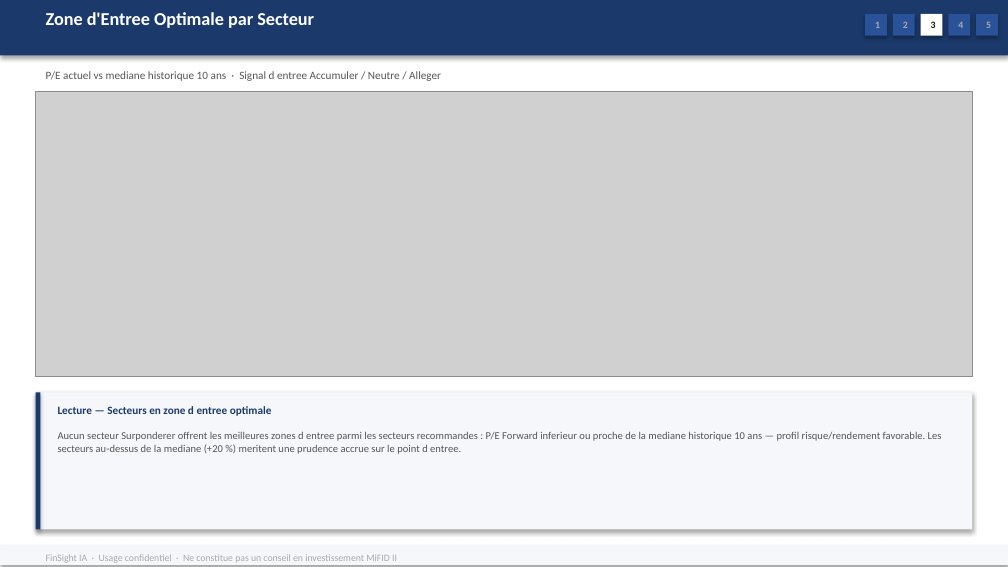
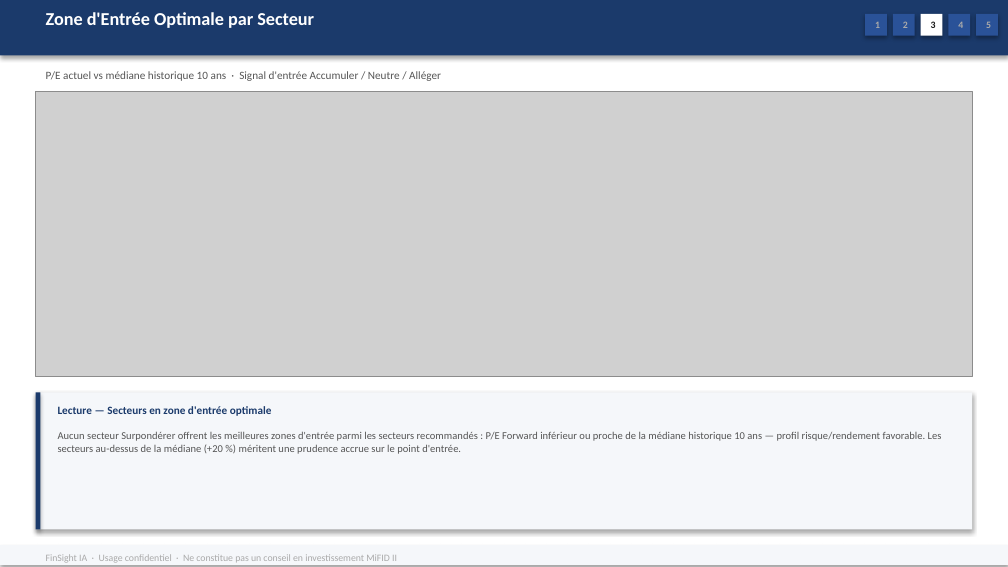
Before and after one commit to baptistejeh07-art/finsight-ia, a slide deck: slide 15 of preview/indice_SP_500/indice_SP_500.pptx. Drawn at 1008x567 pixels with LibreOffice and Linux fonts; fonts in the diff are those of the drawing; grey boxes stand for pictures. Boxes give left, top, right and bottom in pixels: in the first picture for what was removed or moved away, otherwise in the second. Text is boxed around its words. In the diff, an @@ line names an element or a change of style, - is before the commit and + after.

```diff
--- a/preview/indice_SP_500/indice_SP_500.pptx
+++ b/preview/indice_SP_500/indice_SP_500.pptx
@@ text at (46, 12, 314, 28): text changed @@
-Zone d'Entree Optimale par Secteur
+Zone d'Entrée Optimale par Secteur
@@ text at (46, 71, 441, 81): text changed @@
-P/E actuel vs mediane historique 10 ans · Signal d entree Accumuler / Neutre / Alleger
+P/E actuel vs médiane historique 10 ans · Signal d'entrée Accumuler / Neutre / Alléger
@@ text at (58, 406, 272, 416): text changed @@
-Lecture — Secteurs en zone d entree optimale
+Lecture — Secteurs en zone d'entrée optimale
@@ text at (58, 431, 942, 454): text changed @@
-Aucun secteur Surponderer offrent les meilleures zones d entree parmi les secteurs recommandes : P/E Forward inferieur ou proche de la mediane historique 10 ans — profil risque/rendement favorable. Les secteurs au-dessus de la mediane (+20 %) meritent une prudence accrue sur le point d entree.
+Aucun secteur Surpondérer offrent les meilleures zones d'entrée parmi les secteurs recommandés : P/E Forward inférieur ou proche de la médiane historique 10 ans — profil risque/rendement favorable. Les secteurs au-dessus de la médiane (+20 %) méritent une prudence accrue sur le point d'entrée.
```
Also in this commit, not shown: 11 other slides changed, 1 other file.
